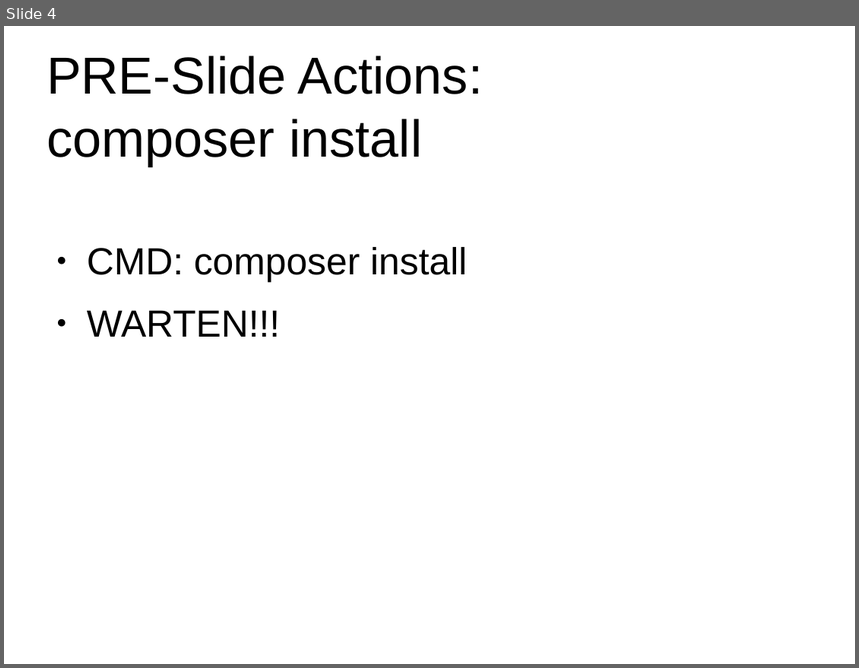
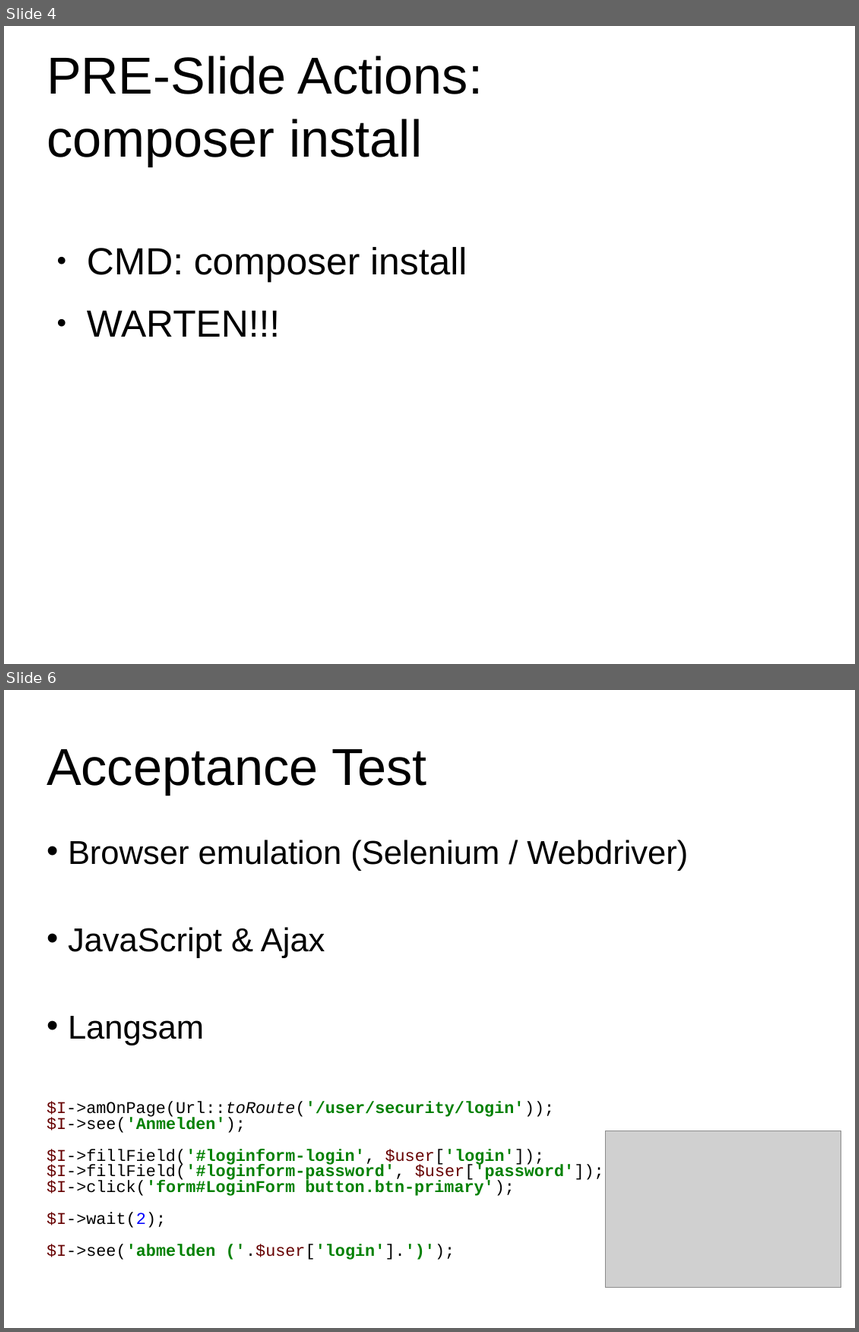
Before and after one commit to ToSchQLB/workshop_testen, a slide deck: docs/praesi.pptx. Shown one above the other, each under a label of ours: slide 4 before the commit, slides 4 and 6 after it; the slides between them are not shown. The pictures are 859x668 and 859x1332 pixels, drawn with LibreOffice and Linux fonts; fonts in the diff are those of the drawing; grey boxes stand for pictures; background and template pictures are left out. Boxes give left, top, right and bottom in pixels: in the first picture for what was removed or moved away, otherwise in the second. Text is boxed around its words. In the diff, an @@ line names an element or a change of style, - is before the commit and + after.

```diff
--- a/docs/praesi.pptx
+++ b/docs/praesi.pptx
@@ slide 6 added at (4,690,855,1328), background #FFFFFF; not listed: 1 template element that a slide beside it also shows @@
@@ title added at (47,749,427,795), 44 pt, text #000000 @@
+Acceptance Test
@@ text added at (47,840,688,1260), 14 pt, text #000000 @@
+• Browser emulation (Selenium / Webdriver)
+• JavaScript & Ajax
+• Langsam
+$I->amOnPage(Url::toRoute('/user/security/login'));
+$I->see('Anmelden');
+$I->fillField('#loginform-login', $user['login']);
+$I->fillField('#loginform-password', $user['password']);
+$I->click('form#LoginForm button.btn-primary');
+$I->wait(2);
+$I->see('abmelden ('.$user['login'].')');
@@ picture added at (605,1131,841,1288) @@
```
Also in this commit, not shown: 1 slide changed, 3 other slides added.
